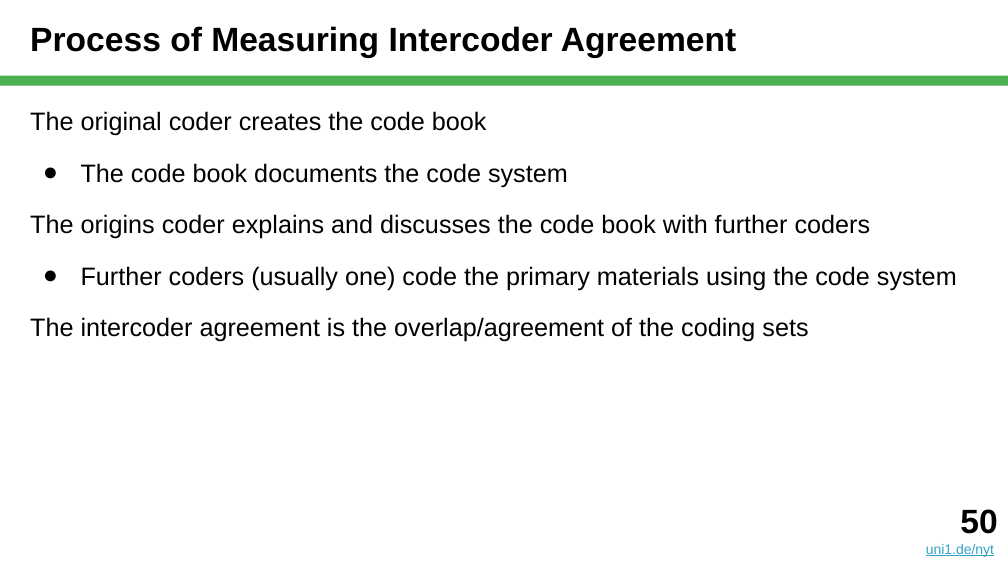
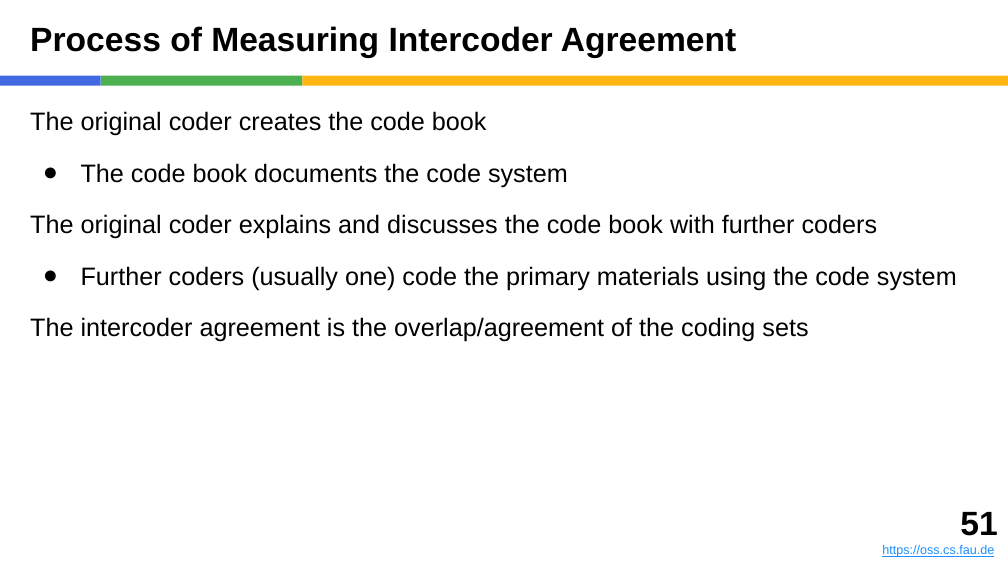
Before and after one commit to dirkriehle/nyt-course, a slide deck: slide 51 of Lecture slides/NYT B03 - Qualitative Data Analysis.pptx (slide 50 before the commit). Drawn at 1008x567 pixels with LibreOffice and Linux fonts; fonts in the diff are those of the drawing. Boxes give left, top, right and bottom in pixels: in the first picture for what was removed or moved away, otherwise in the second. Text is boxed around its words. In the diff, an @@ line names an element or a change of style, - is before the commit and + after.

```diff
--- a/Lecture slides/NYT B03 - Qualitative Data Analysis.pptx
+++ b/Lecture slides/NYT B03 - Qualitative Data Analysis.pptx
@@ rectangle added at [0, 76, 101, 86], fill #4169E1 @@
@@ rectangle added at [101, 76, 302, 86], fill #4CAF50 @@
@@ rectangle: place and size @@
-rectangle at [0, 76, 1008, 86]
+rectangle at [302, 76, 1008, 86]
@@ rectangle at [302, 76, 1008, 86]: fill #4CAF50 to #FEB612 @@
@@ text at [30, 214, 878, 239]: text changed @@
-The origins coder explains and discusses the code book with further coders
+The original coder explains and discusses the code book with further coders
@@ text removed at [926, 509, 997, 557] @@
-50
-uni1.de/nyt
@@ text added at [882, 512, 997, 557], 9 pt, text #1E90FF, underline @@
+51
+https://oss.cs.fau.de
```
Also in this commit, not shown: 59 other slides changed, 1 slide added, 3 other files.
